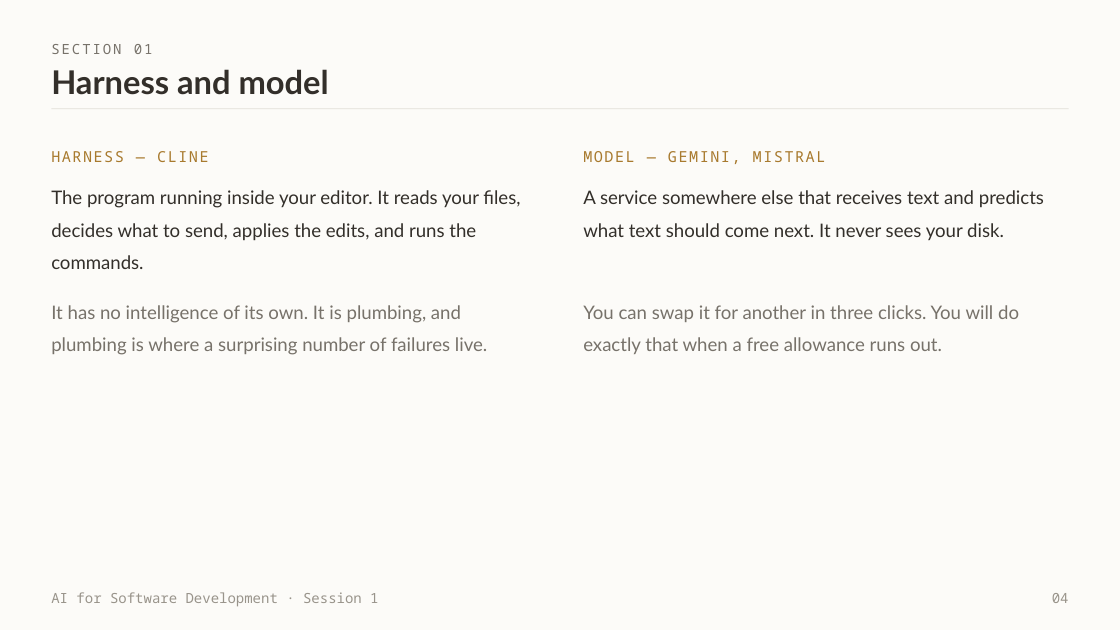
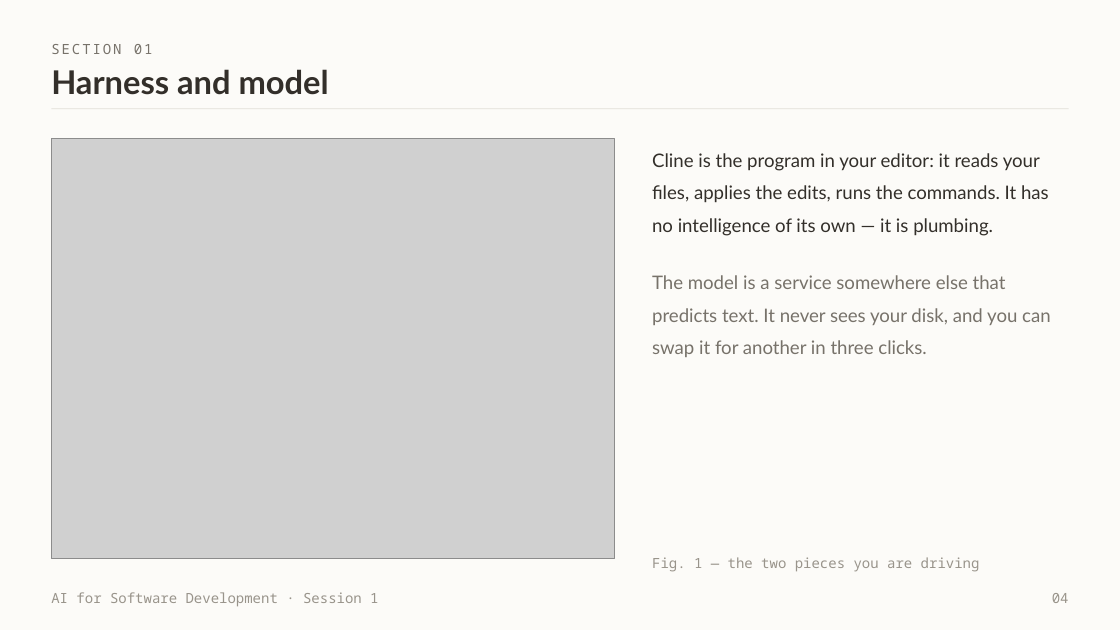
Before and after one commit to witchapong/ai-for-software-dev, a slide deck: slide 4 of slides/Session 1 - Meet Your Agent.pptx. Drawn at 1120x630 pixels with LibreOffice and Linux fonts; fonts in the diff are those of the drawing; grey boxes stand for pictures. Boxes give left, top, right and bottom in pixels: in the first picture for what was removed or moved away, otherwise in the second. Text is boxed around its words. In the diff, an @@ line names an element or a change of style, - is before the commit and + after.

```diff
--- a/slides/Session 1 - Meet Your Agent.pptx
+++ b/slides/Session 1 - Meet Your Agent.pptx
@@ picture added at (x1=51, y1=139, x2=615, y2=559) @@
@@ text removed at (x1=51, y1=151, x2=208, y2=162) @@
-HARNESS — CLINE
@@ text removed at (x1=583, y1=151, x2=826, y2=164) @@
-MODEL — GEMINI, MISTRAL
@@ text at (x1=652, y1=153, x2=1049, y2=236): text changed @@
-The program running inside your editor. It reads your files, decides what to send, applies the edits, and runs the commands.
+Cline is the program in your editor: it reads your files, applies the edits, runs the commands. It has no intelligence of its own — it is plumbing.
@@ text removed at (x1=583, y1=190, x2=1044, y2=240) @@
-A service somewhere else that receives text and predicts what text should come next. It never sees your disk.
@@ text at (x1=652, y1=275, x2=1051, y2=357): text changed @@
-You can swap it for another in three clicks. You will do exactly that when a free allowance runs out.
+The model is a service somewhere else that predicts text. It never sees your disk, and you can swap it for another in three clicks.
@@ text removed at (x1=51, y1=305, x2=487, y2=355) @@
-It has no intelligence of its own. It is plumbing, and plumbing is where a surprising number of failures live.
@@ text added at (x1=652, y1=557, x2=980, y2=572), 12 pt, text #99948B @@
+Fig. 1 — the two pieces you are driving
```
Also in this commit, not shown: 6 other slides changed, 2 slides added, 1 slide removed, 7 other files.
